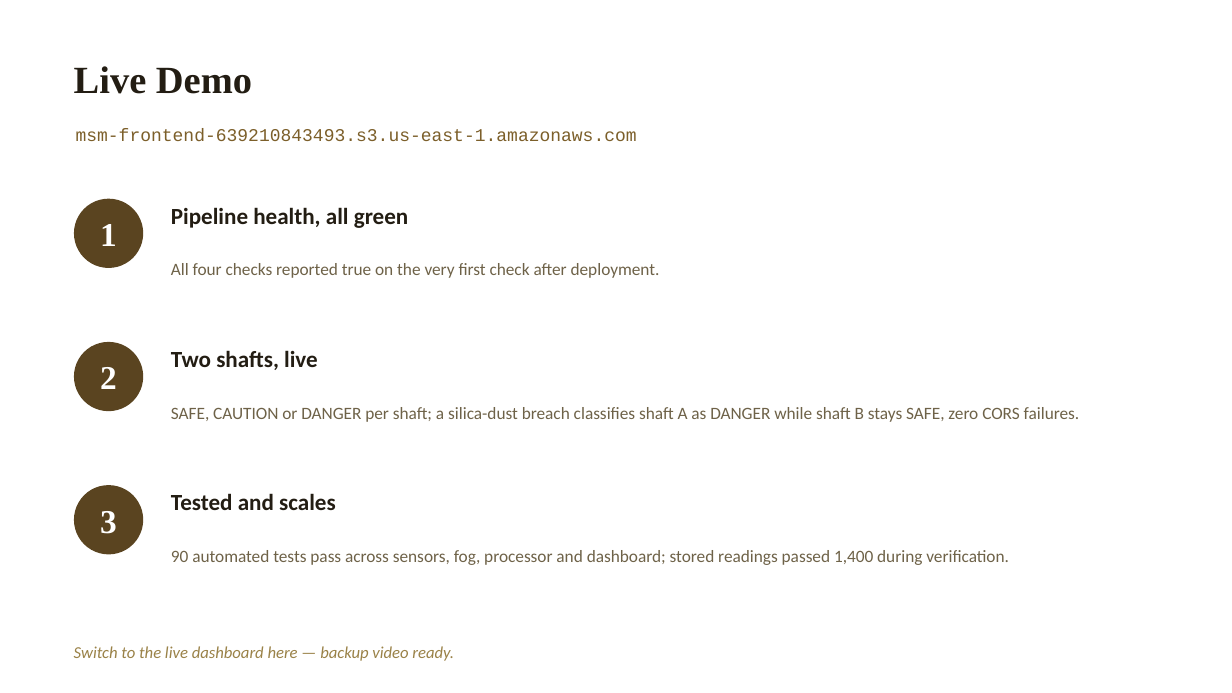
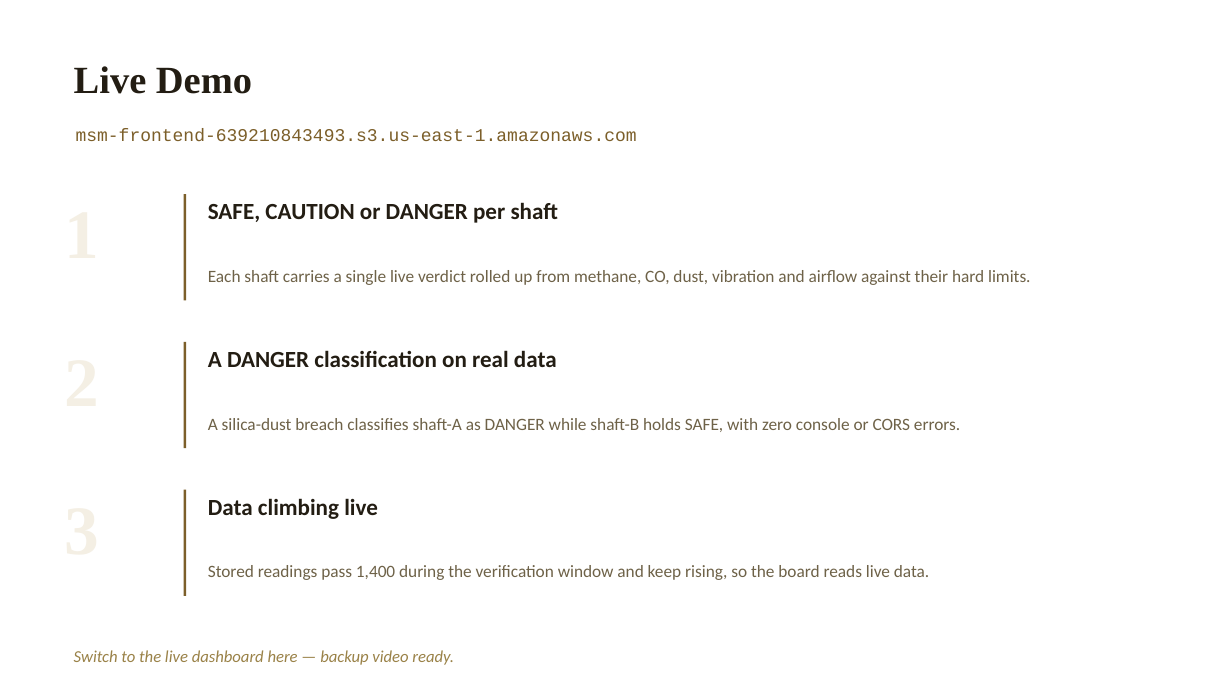
Before and after one commit to valletivarish/FEC_version_2, a slide deck: slide 3 of ppt/JaipalKasireddy_X25156381_smart-mining-safety.pptx. Drawn at 1232x693 pixels with LibreOffice and Linux fonts; fonts in the diff are those of the drawing. Boxes give left, top, right and bottom in pixels: in the first picture for what was removed or moved away, otherwise in the second. Text is boxed around its words. In the diff, an @@ line names an element or a change of style, - is before the commit and + after.

Commit message:
Give each of the 26 decks a distinct layout + meaningful demo content
Addresses three points: decks were structurally identical (only recolored);
the Live Demo slide had vague filler ('pipeline health, all green'); and only a
few colour schemes read as distinct.

- 26 distinct layout combinations: 4 title layouts (left / centered / split
  colour-block / kicker+lower-anchored) x 3 architecture diagrams (horizontal
  flow / snake two-row / edge+cloud grouped panels) x 3 demo layouts (numbered
  rows / three cards / ghost-number+divider) x 3 challenge layouts (stacked
  cards / side-by-side / label-left). No two decks share the same combo.
- Live Demo now shows each project's real best 2-3 features -- the actual signals
  on screen, the signature derived view (fire-risk dial, efficiency heatmap,
  A-F grade, capacity tier, integrity index, colony verdict, power-state), and a
  real alert firing with its specific number -- not generic health/test/burst lines.
- 26 distinct topic-matched palettes (26 unique backgrounds) + rotating safe fonts.

Still the lecturer's 4-slide content spec (Title+Motivation, one architecture
diagram, Demo, Challenge+fix). All 26 validate and render clean (worst-case long
text checked in the narrow side-by-side layout). All 52 deliverables staged in tmp/.

```diff
--- a/ppt/JaipalKasireddy_X25156381_smart-mining-safety.pptx
+++ b/ppt/JaipalKasireddy_X25156381_smart-mining-safety.pptx
@@ ellipse removed at [74,199,143,268] @@
@@ line added from (185, 194) to (185, 300), #7C5F2A 2 pt @@
@@ text at [208,202,559,223]: text changed @@
-Pipeline health, all green
+SAFE, CAUTION or DANGER per shaft
@@ text removed at [100,224,117,246] @@
-1
@@ text at [208,270,1031,285]: text changed @@
-All four checks reported true on the very first check after deployment.
+Each shaft carries a single live verdict rolled up from methane, CO, dust, vibration and airflow against their hard limits.
@@ ellipse removed at [74,342,143,411] @@
@@ line added from (185, 342) to (185, 448), #7C5F2A 2 pt @@
@@ text at [208,350,557,367]: text changed @@
-Two shafts, live
+A DANGER classification on real data
@@ text removed at [100,367,117,389] @@
-2
@@ text at [208,418,960,432]: text changed @@
-SAFE, CAUTION or DANGER per shaft; a silica-dust breach classifies shaft A as DANGER while shaft B stays SAFE, zero CORS failures.
+A silica-dust breach classifies shaft-A as DANGER while shaft-B holds SAFE, with zero console or CORS errors.
@@ ellipse removed at [74,485,143,555] @@
@@ line added from (185, 490) to (185, 596), #7C5F2A 2 pt @@
@@ text at [208,498,378,519]: text changed @@
-Tested and scales
+Data climbing live
@@ text removed at [100,511,117,534] @@
-3
@@ text at [208,565,929,580]: text changed @@
-90 automated tests pass across sensors, fog, processor and dashboard; stored readings passed 1,400 during verification.
+Stored readings pass 1,400 during the verification window and keep rising, so the board reads live data.
@@ text "Switch to the live dashboard ...": place and size @@
-text "Switch to the live dashboard ..." at [74,646,454,661]
+text "Switch to the live dashboard ..." at [74,650,454,665]
```
Also in this commit, not shown: 3 other slides changed, 28 other files.
